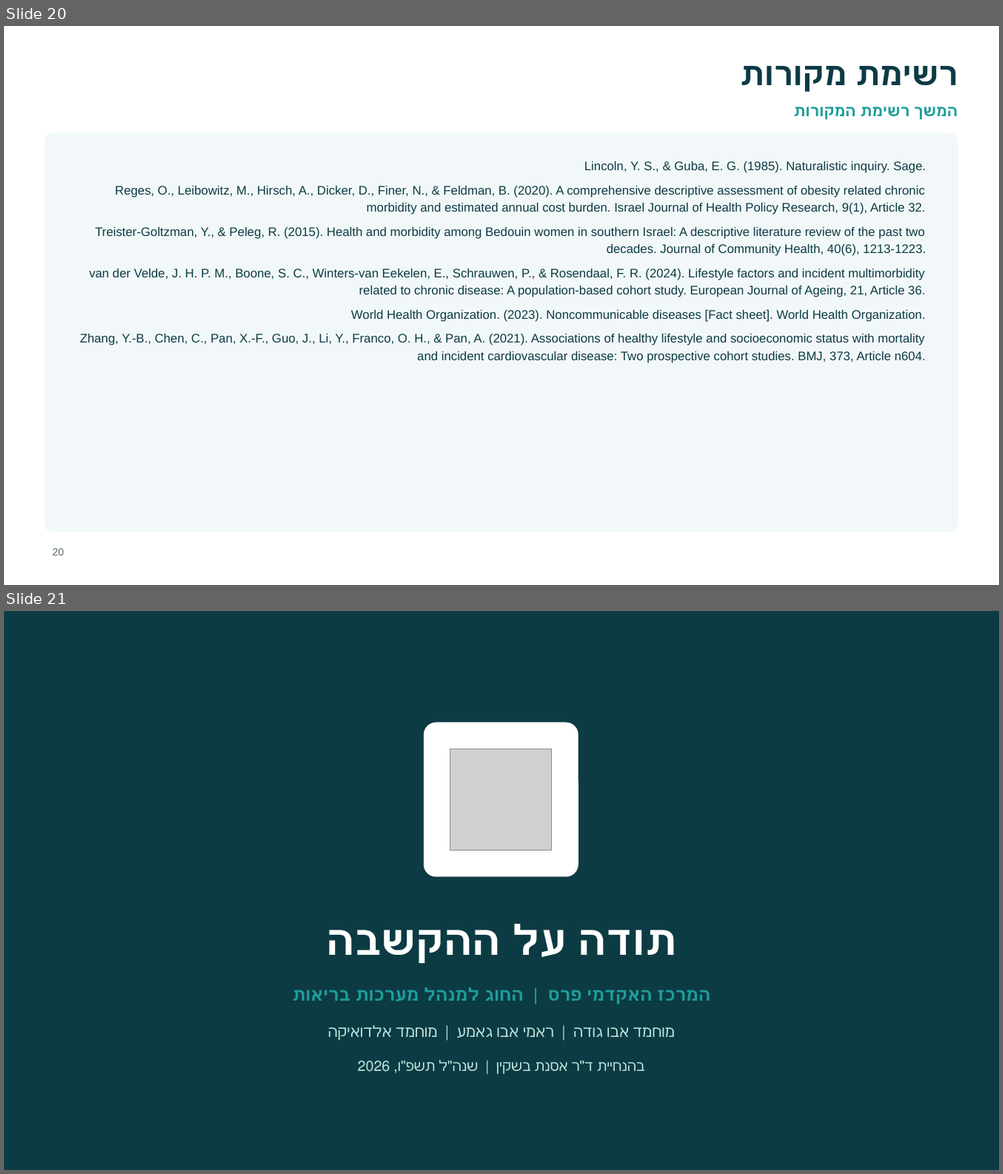
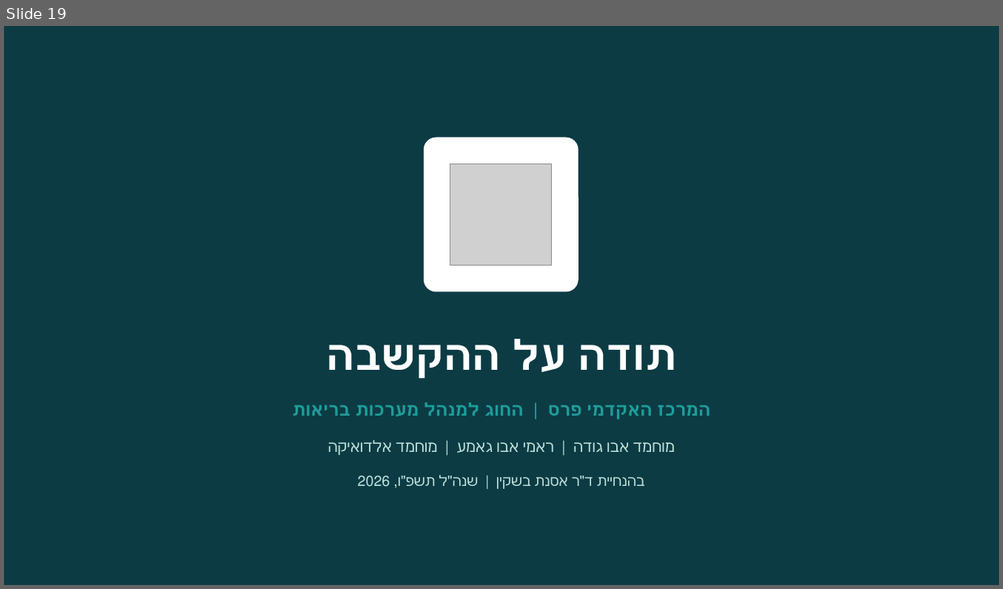
Before and after one commit to azbargarawan-sudo/clickwriting-landing, a slide deck: מצגת פרויקט גמר - פעילות גופנית ותזונה ומחלות כרוניות.pptx. Shown one above the other, each under a label of ours: slides 20 and 21 before the commit, slide 19 after it. The pictures are 1003x1174 and 1003x589 pixels, drawn with LibreOffice and Linux fonts; fonts in the diff are those of the drawing; grey boxes stand for pictures; background and template pictures are left out. Boxes give left, top, right and bottom in pixels: in the first picture for what was removed or moved away, otherwise in the second. Text is boxed around its words. In the diff, an @@ line names an element or a change of style, - is before the commit and + after.

```diff
--- a/מצגת פרויקט גמר - פעילות גופנית ותזונה ומחלות כרוניות.pptx
+++ b/מצגת פרויקט גמר - פעילות גופנית ותזונה ומחלות כרוניות.pptx
@@ slide 20 removed at <box>4,26,999,585</box>, background #FFFFFF @@
@@ text removed at <box>855,66,957,85</box> @@
-רשימת מקורות
@@ text removed at <box>913,107,957,120</box> @@
-המשך רשימת המקורות
@@ rounded rectangle removed at <box>45,133,958,532</box> @@
@@ text removed at <box>80,161,925,363</box> @@
-Lincoln, Y. S., & Guba, E. G. (1985). Naturalistic inquiry. Sage.
-Reges, O., Leibowitz, M., Hirsch, A., Dicker, D., Finer, N., & Feldman, B. (2020). A comprehensive descriptive assessment of obesity related chronic morbidity and estimated annual cost burden. Israel Journal of Health Policy Research, 9(1), Article 32.
-Treister-Goltzman, Y., & Peleg, R. (2015). Health and morbidity among Bedouin women in southern Israel: A descriptive literature review of the past two decades. Journal of Community Health, 40(6), 1213-1223.
-van der Velde, J. H. P. M., Boone, S. C., Winters-van Eekelen, E., Schrauwen, P., & Rosendaal, F. R. (2024). Lifestyle factors and incident multimorbidity related to chronic disease: A population-based cohort study. European Journal of Ageing, 21, Article 36.
-World Health Organization. (2023). Noncommunicable diseases [Fact sheet]. World Health Organization.
-Zhang, Y.-B., Chen, C., Pan, X.-F., Guo, J., Li, Y., Franco, O. H., & Pan, A. (2021). Associations of healthy lifestyle and socioeconomic status with mortality and incident cardiovascular disease: Two prospective cohort studies. BMJ, 373, Article n604.
@@ page number removed at <box>52,548,64,556</box> @@
-20
@@ what was slide 21 is now slide 19 @@
```
Also in this commit, not shown: 16 slides changed, 1 slide added, 2 other slides removed.
